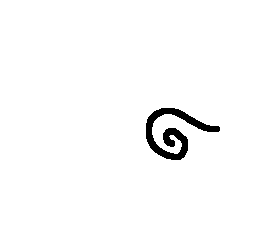
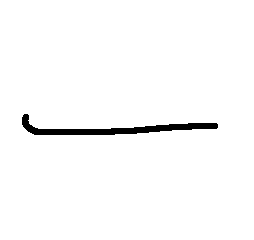
Layer changes from the first 254x240 image to the second:
hid "Paint Layer 8" over [128, 108, 220, 160]
added layer "Copy of Paint Layer 5" above "Paint Layer 5" over [22, 108, 220, 160]
